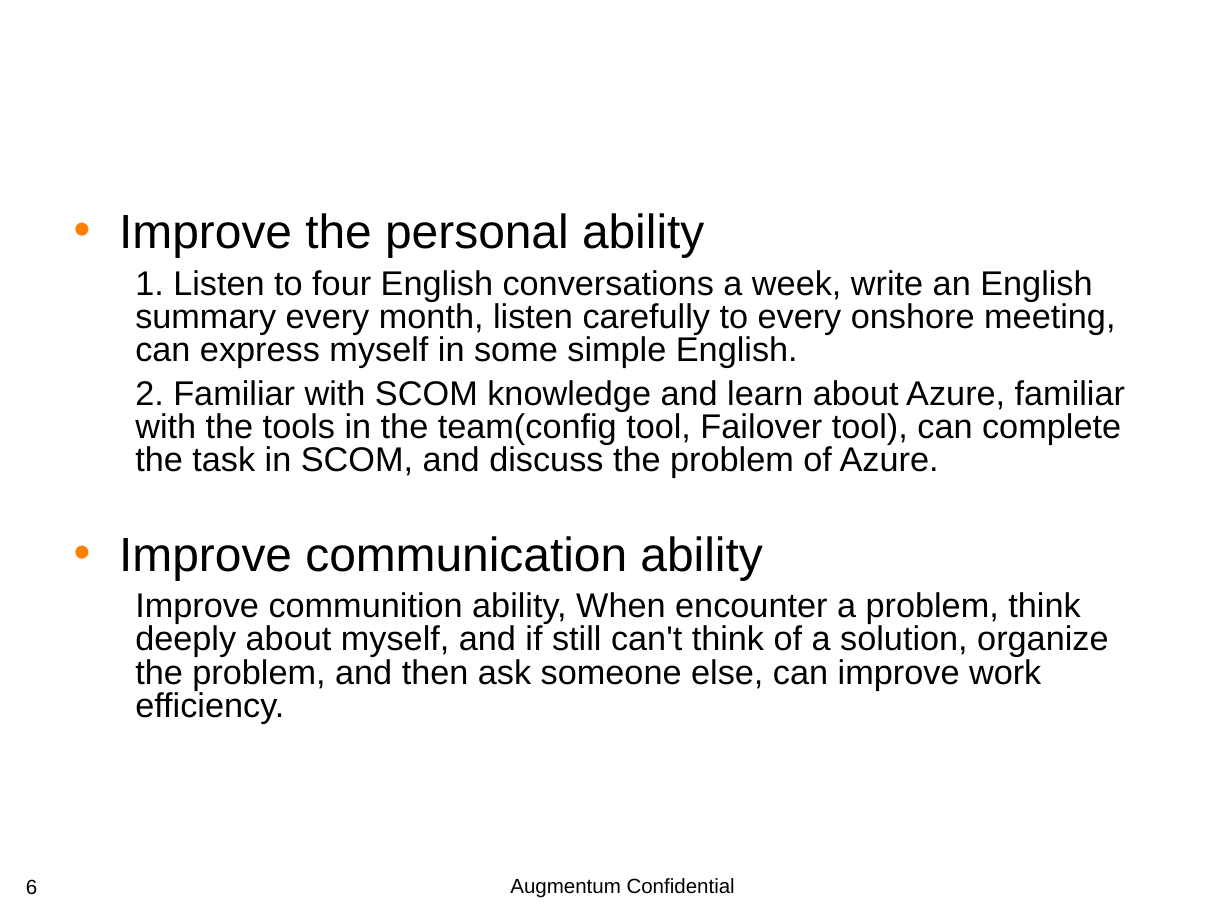
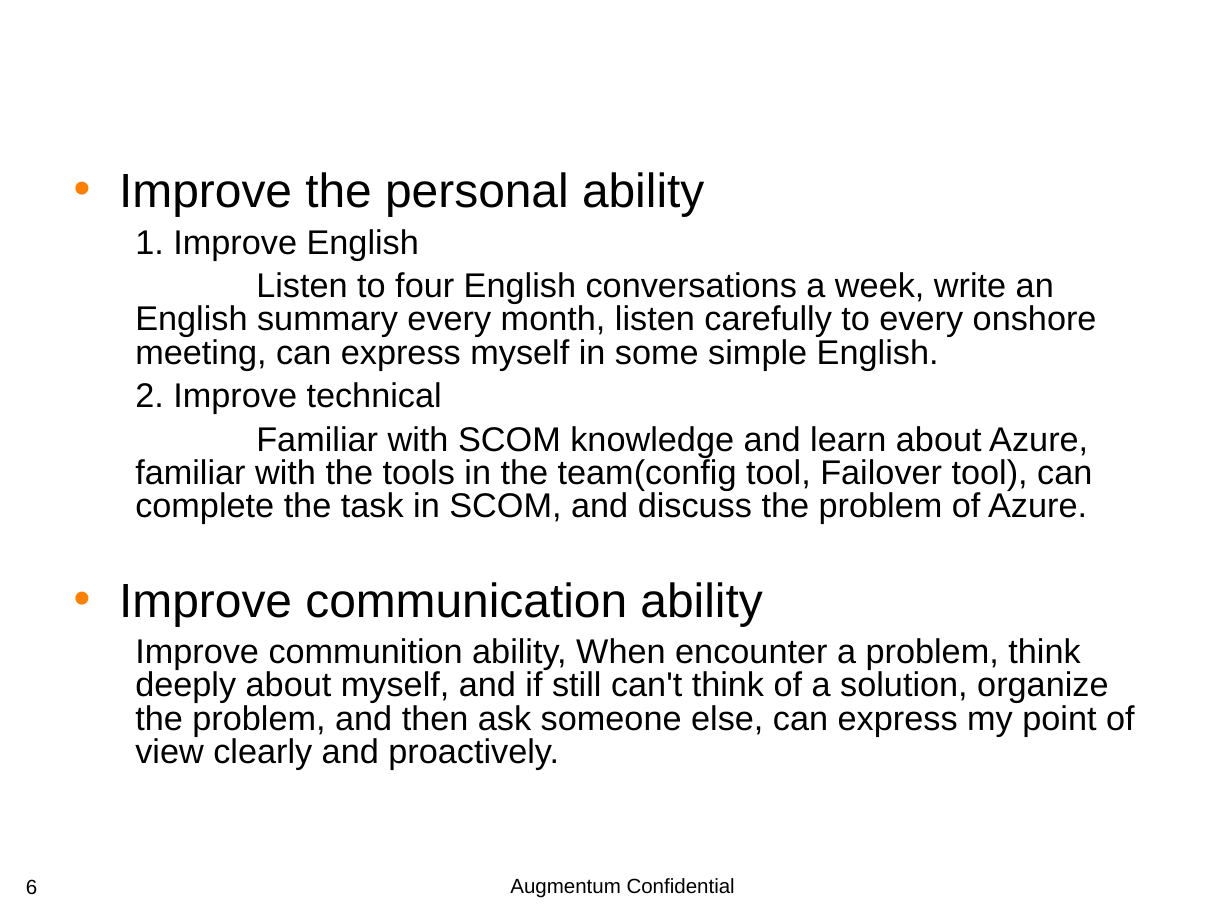
Before and after one commit to CelinaWu9833/Test, a slide deck: slide 6 of AnnualSummary_Moto_CelinaWu_WT01450_2018_V1.ppt. Drawn at 1232x924 pixels with LibreOffice and Linux fonts; fonts in the diff are those of the drawing; background and template pictures are left out. Boxes give left, top, right and bottom in pixels: in the first picture for what was removed or moved away, otherwise in the second. Text is boxed around its words. In the diff, an @@ line names an element or a change of style, - is before the commit and + after.

Commit message:
Modify Annual Summary V1

```diff
--- a/AnnualSummary_Moto_CelinaWu_WT01450_2018_V1.ppt
+++ b/AnnualSummary_Moto_CelinaWu_WT01450_2018_V1.ppt
@@ text "Improve the personal ability": place and size @@
-text "Improve the personal ability" at bbox=[119, 213, 1125, 723]
+text "Improve the personal ability" at bbox=[119, 172, 1135, 769]
@@ text at bbox=[135, 229, 1097, 524]: text changed @@
-  1. Listen to four English conversations a week, write an English summary every month, listen carefully to every onshore meeting, can express myself in some simple English.
-  2. Familiar with SCOM knowledge and learn about Azure, familiar with the tools in the team(config tool, Failover tool), can complete the task in SCOM, and discuss the problem of Azure.
+  1. Improve English
+  Listen to four English conversations a week, write an English summary every month, listen carefully to every onshore meeting, can express myself in some simple English.
+  2. Improve technical
+  Familiar with SCOM knowledge and learn about Azure, familiar with the tools in the team(config tool, Failover tool), can complete the task in SCOM, and discuss the problem of Azure.
@@ text at bbox=[135, 638, 1135, 769]: text changed @@
-  Improve communition ability, When encounter a problem, think deeply about myself, and if still can't think of a solution, organize the problem, and then ask someone else, can improve work efficiency.
+  Improve communition ability, When encounter a problem, think deeply about myself, and if still can't think of a solution, organize the problem, and then ask someone else, can express my point of view clearly and proactively.
```
Also in this commit, not shown: 3 other slides changed, 1 slide removed, 3 other files.
